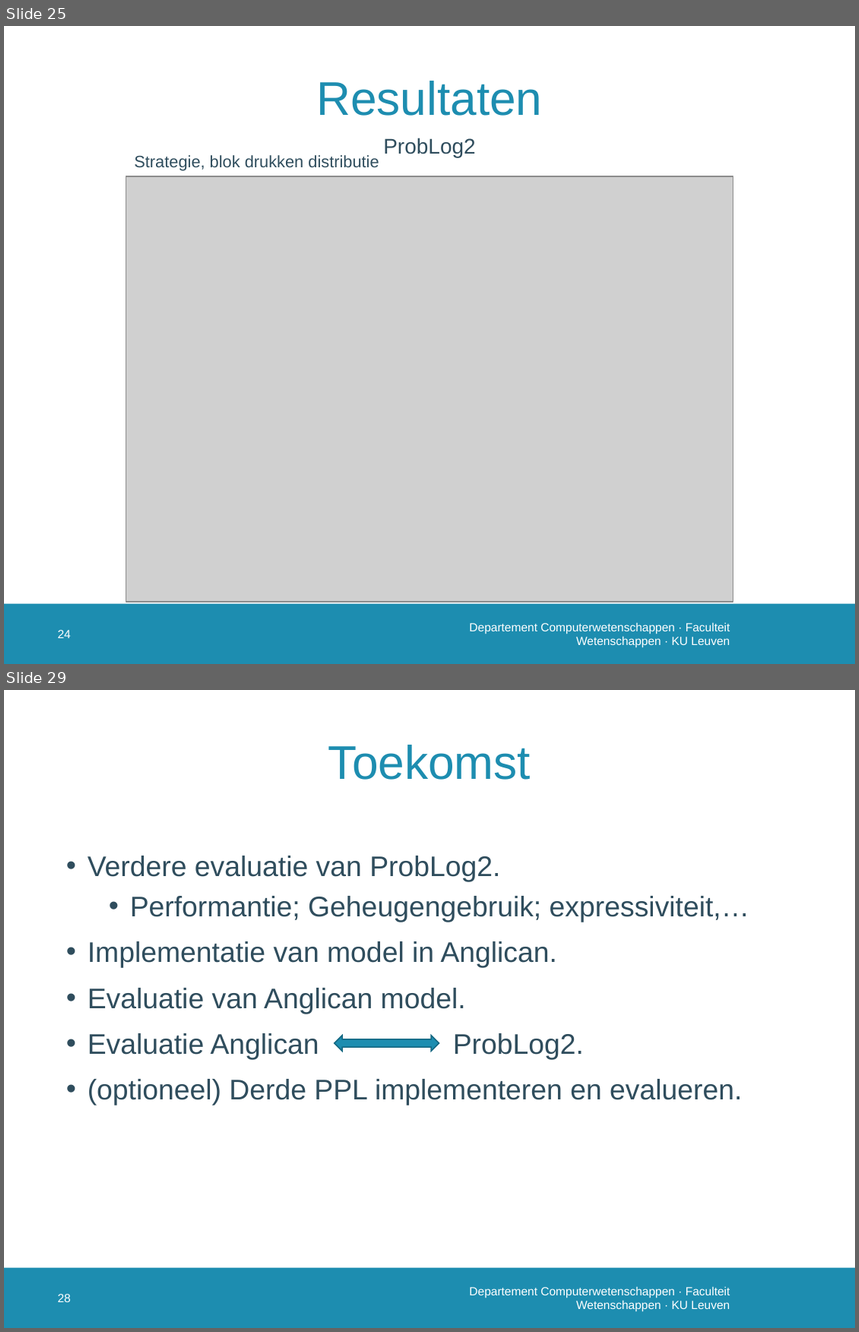
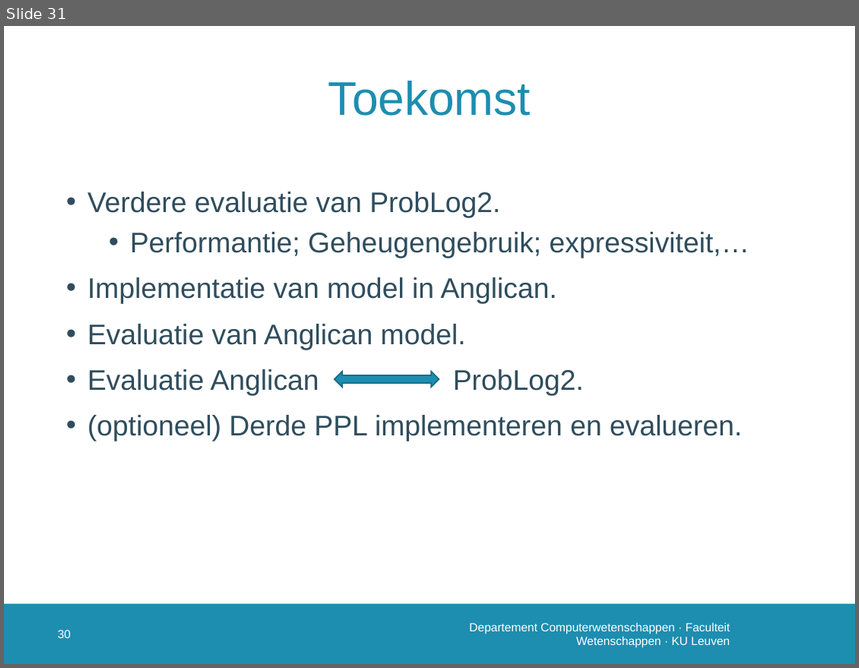
Before and after one commit to susverwimp/T208-Probabilistic-Programming-A-Case-Study, a slide deck: thesis/presentations/2 second/secondv2.pptx. Shown one above the other, each under a label of ours: slides 25 and 29 before the commit, slide 31 after it; the slides between them are not shown. The pictures are 859x1332 and 859x668 pixels, drawn with LibreOffice and Linux fonts; fonts in the diff are those of the drawing; grey boxes stand for pictures; background and template pictures are left out. Boxes give left, top, right and bottom in pixels: in the first picture for what was removed or moved away, otherwise in the second. Text is boxed around its words. In the diff, an @@ line names an element or a change of style, - is before the commit and + after.

```diff
--- a/thesis/presentations/2 second/secondv2.pptx
+++ b/thesis/presentations/2 second/secondv2.pptx
@@ slide 25 removed at bbox=[4, 26, 855, 664], background #FFFFFF; not listed: 1 template element that a slide beside it also shows @@
@@ title removed at bbox=[316, 81, 542, 116] @@
-Resultaten
@@ text removed at bbox=[383, 138, 475, 157] @@
-ProbLog2
@@ text removed at bbox=[134, 155, 379, 171] @@
-Strategie, blok drukken distributie
@@ picture removed at bbox=[126, 176, 734, 602] @@
@@ page number removed at bbox=[58, 630, 71, 639] @@
-24
@@ text removed at bbox=[469, 623, 731, 648] @@
-Departement Computerwetenschappen · Faculteit Wetenschappen · KU Leuven
@@ what was slide 29 is now slide 31 @@
@@ page number at bbox=[58, 630, 71, 639]: text changed @@
-28
+30
```
Also in this commit, not shown: 9 slides changed, 4 slides added, 1 other slide removed.
